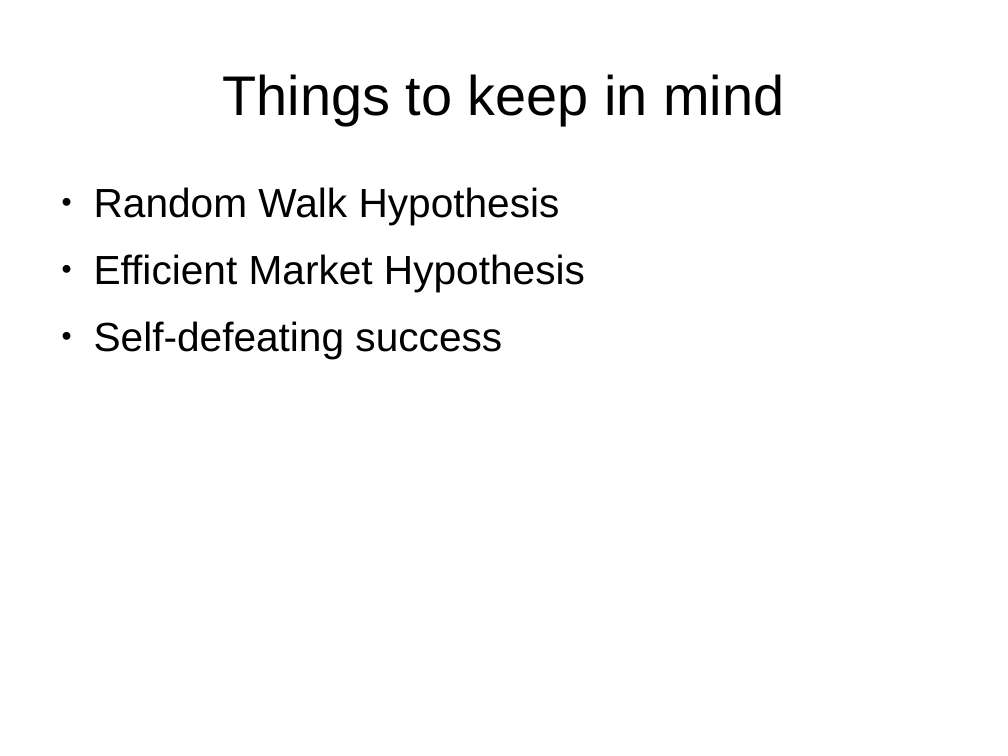
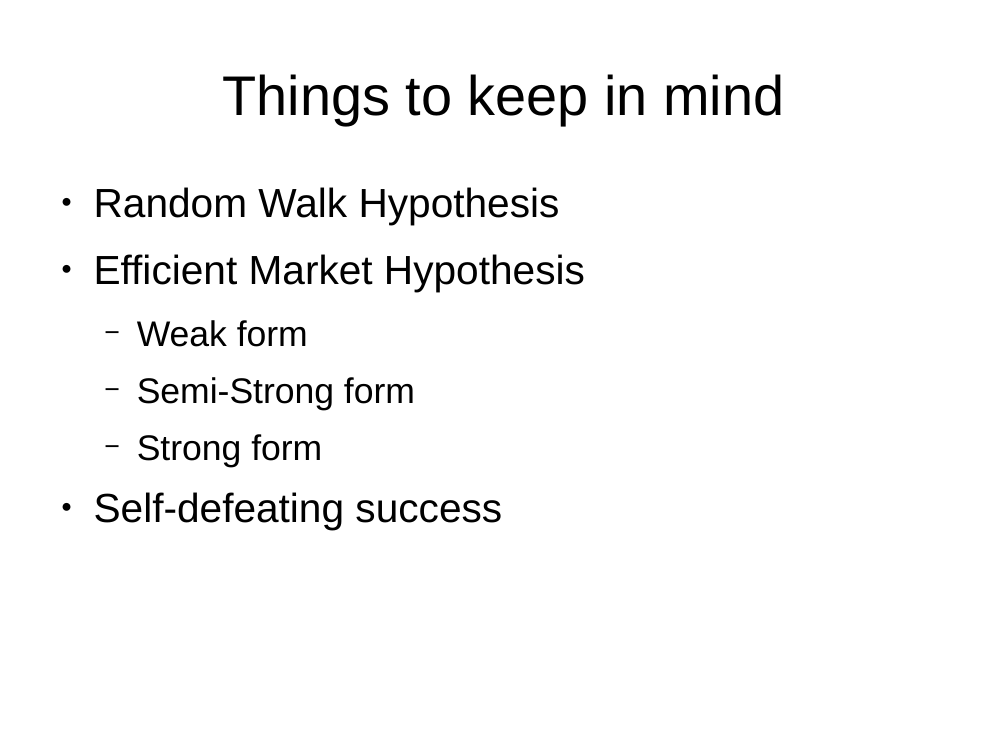
Before and after one commit to MarkDunne/final-year-project, a slide deck: slide 3 of report/openday.odp. Drawn at 1008x756 pixels with LibreOffice and Linux fonts; fonts in the diff are those of the drawing. Boxes give left, top, right and bottom in pixels: in the first picture for what was removed or moved away, otherwise in the second. Text is boxed around its words. In the diff, an @@ line names an element or a change of style, - is before the commit and + after.

```diff
--- a/report/openday.odp
+++ b/report/openday.odp
@@ text at [137, 320, 415, 467]: paragraphs added @@
+  − Weak form
+  − Semi-Strong form
+  − Strong form
```
Also in this commit, not shown: 4 other slides changed, 2 slides added, 2 slides removed, 15 other files.
